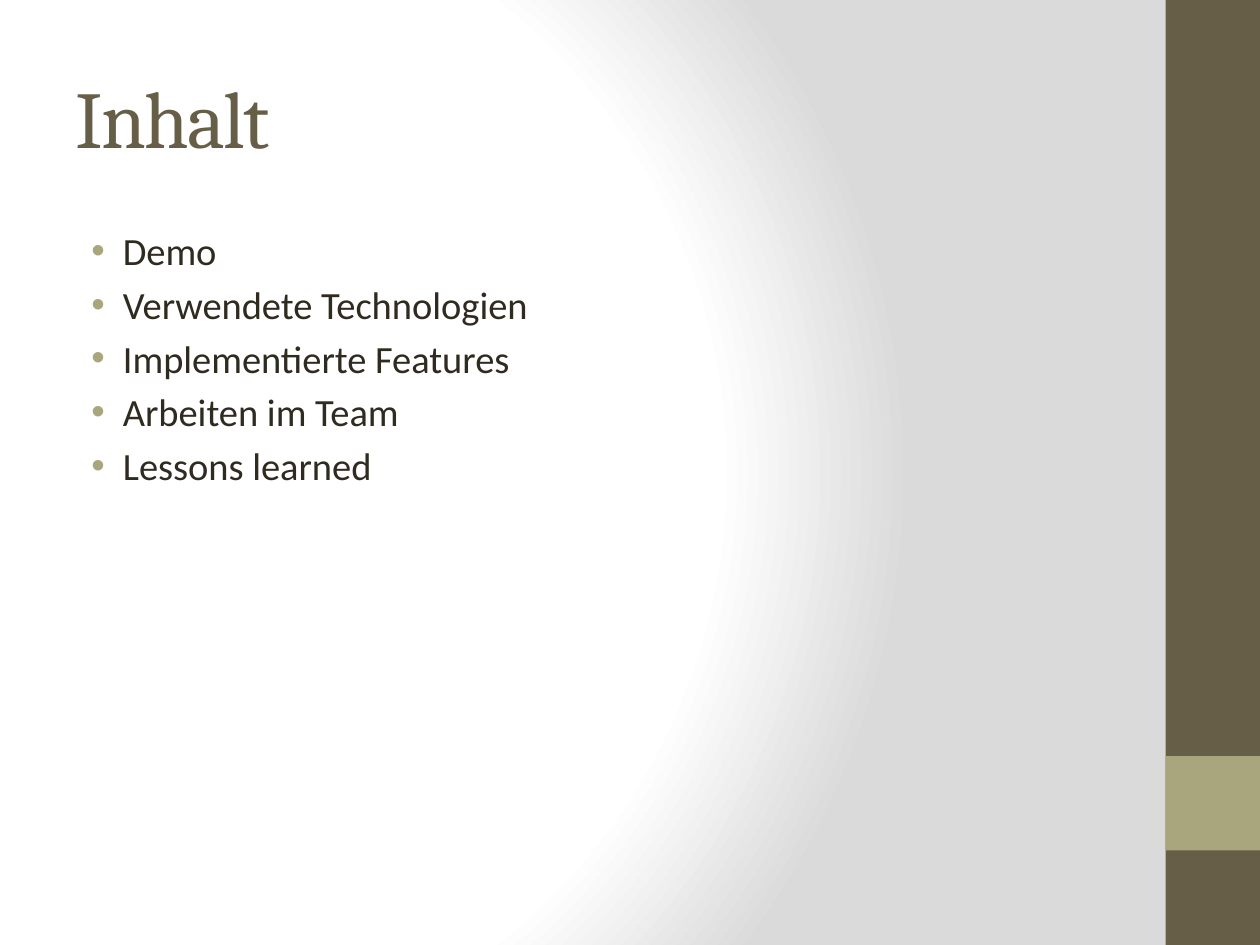
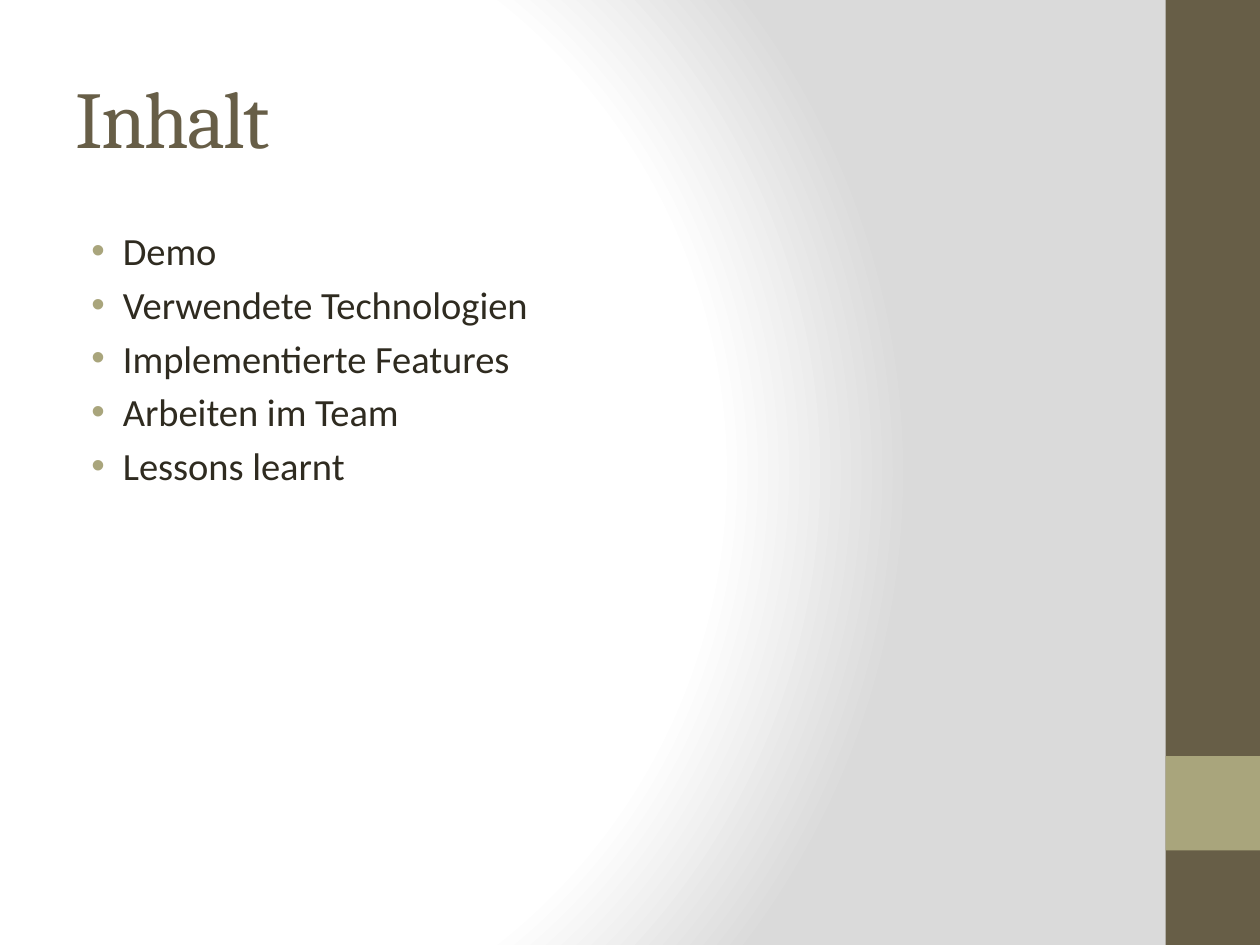
Before and after one commit to kochm8/ch.bfh.bti7054.w2014.p.beerwebshop, a slide deck: slide 2 of doc/Präsentation.pptx. Drawn at 1260x945 pixels with LibreOffice and Linux fonts; fonts in the diff are those of the drawing. Boxes give left, top, right and bottom in pixels: in the first picture for what was removed or moved away, otherwise in the second. Text is boxed around its words. In the diff, an @@ line names an element or a change of style, - is before the commit and + after.

```diff
--- a/doc/Präsentation.pptx
+++ b/doc/Präsentation.pptx
@@ text at (123, 453, 344, 481): text changed @@
-• Lessons learned
+• Lessons learnt
```
Also in this commit, not shown: 4 other slides changed, 7 slides added, 1 slide removed, 1 other file.
